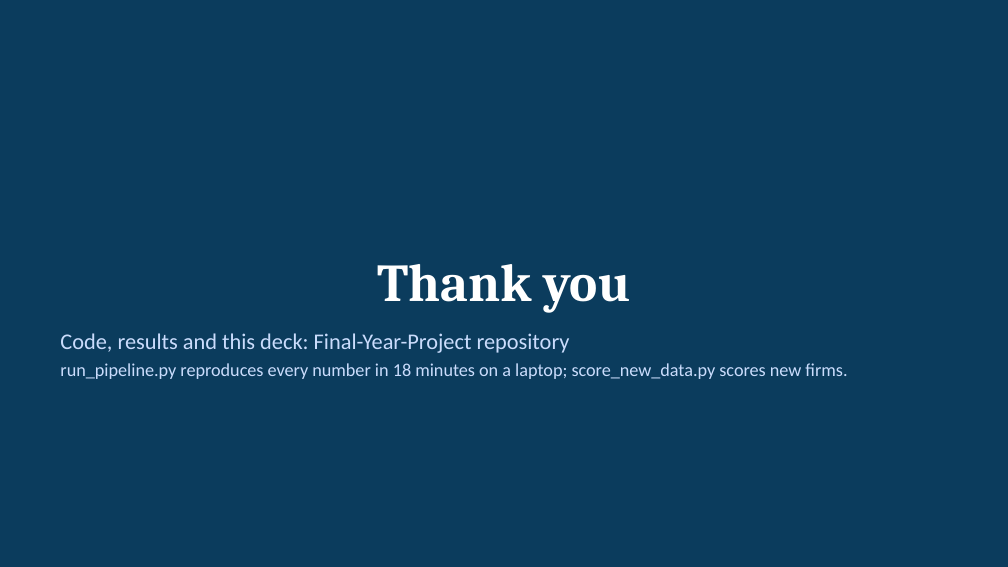
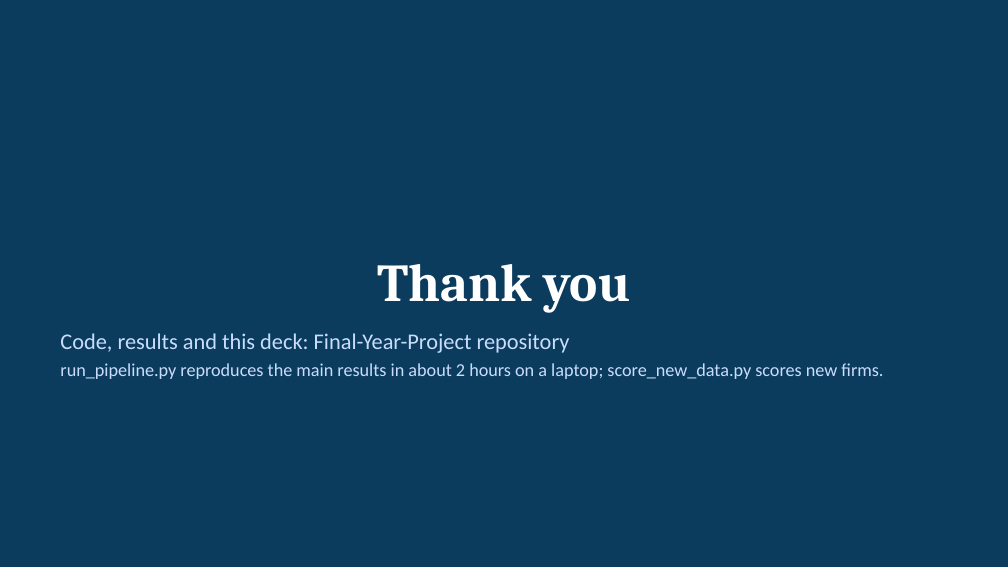
Before and after one commit to dhruv-37/Final-Year-Project-Minor, a slide deck: slide 28 of presentation/Fraud_Detection_Project.pptx (slide 24 before the commit). Drawn at 1008x567 pixels with LibreOffice and Linux fonts; fonts in the diff are those of the drawing. Boxes give left, top, right and bottom in pixels: in the first picture for what was removed or moved away, otherwise in the second. Text is boxed around its words. In the diff, an @@ line names an element or a change of style, - is before the commit and + after.

```diff
--- a/presentation/Fraud_Detection_Project.pptx
+++ b/presentation/Fraud_Detection_Project.pptx
@@ text at (60, 363, 883, 379): text changed @@
-run_pipeline.py reproduces every number in 18 minutes on a laptop; score_new_data.py scores new firms.
+run_pipeline.py reproduces the main results in about 2 hours on a laptop; score_new_data.py scores new firms.
```
Also in this commit, not shown: 14 other slides changed, 4 slides added, 2 other files.
